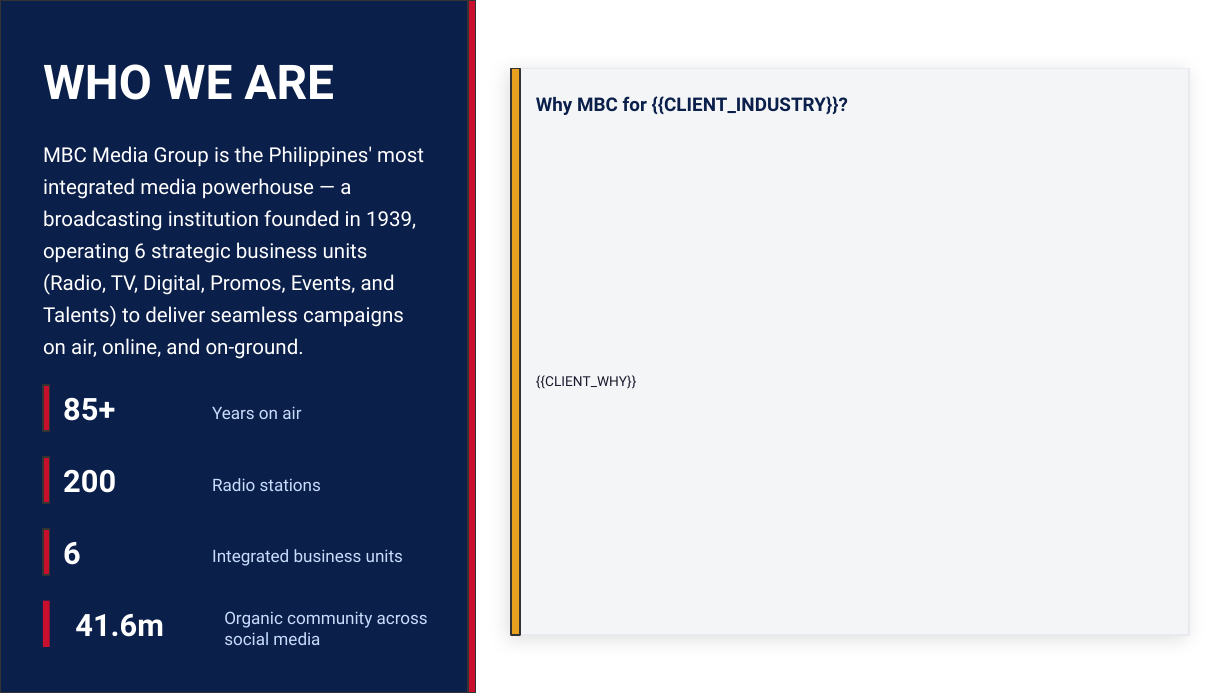
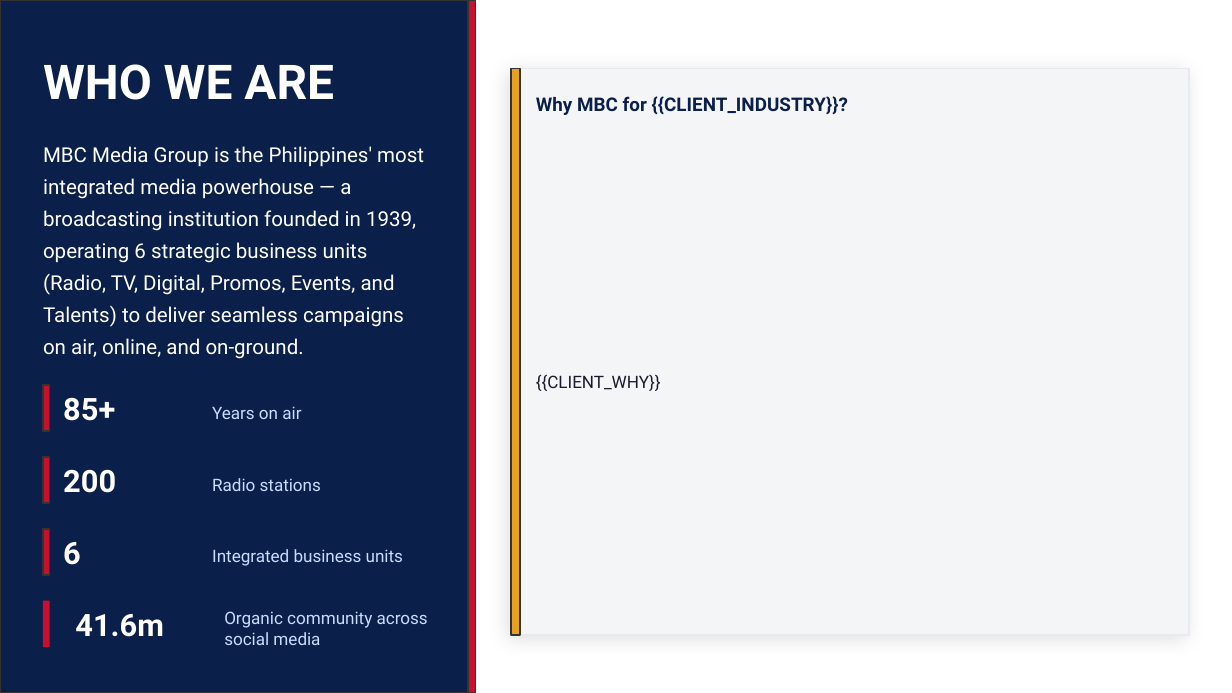
Before and after one commit to reesetirona/mbc-media-kit, a slide deck: slide 3 of master-deck/MBC_MASTER_DECK.pptx. Drawn at 1232x693 pixels with LibreOffice and Linux fonts; fonts in the diff are those of the drawing. Boxes give left, top, right and bottom in pixels: in the first picture for what was removed or moved away, otherwise in the second. Text is boxed around its words. In the diff, an @@ line names an element or a change of style, - is before the commit and + after.

```diff
--- a/master-deck/MBC_MASTER_DECK.pptx
+++ b/master-deck/MBC_MASTER_DECK.pptx
@@ text "{{CLIENT_WHY}}" at (536,375,661,391): size 8 to 10 pt @@
```
Also in this commit, not shown: 6 other slides changed, 4 other files.
